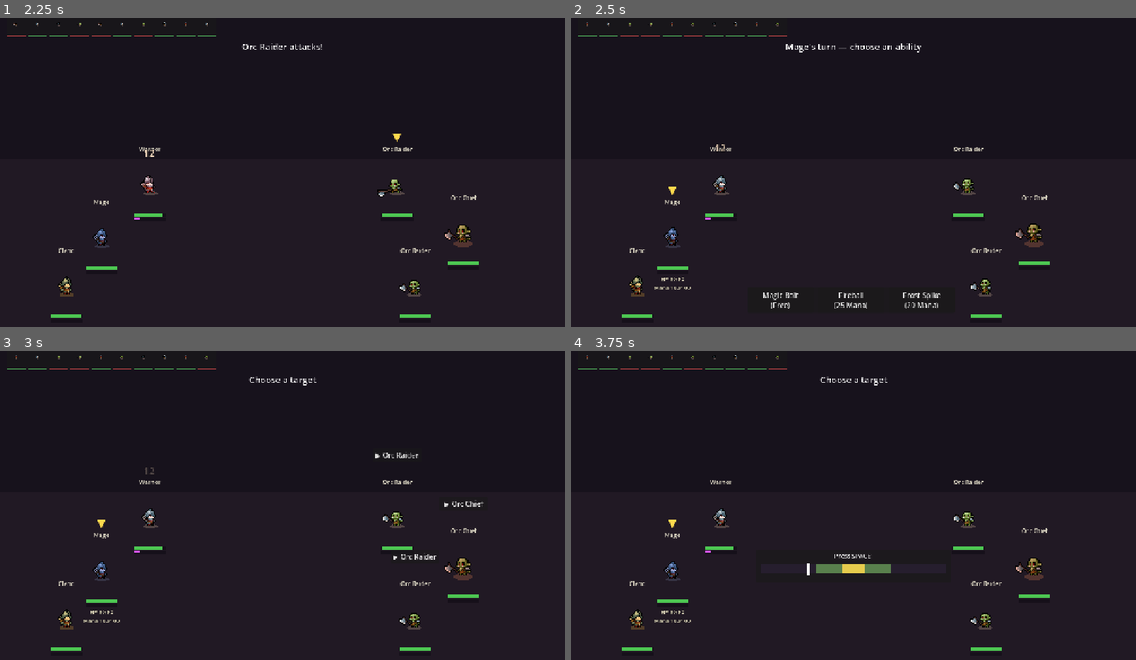
Above: before the commit, frames 1-4 (two rows, left to right).
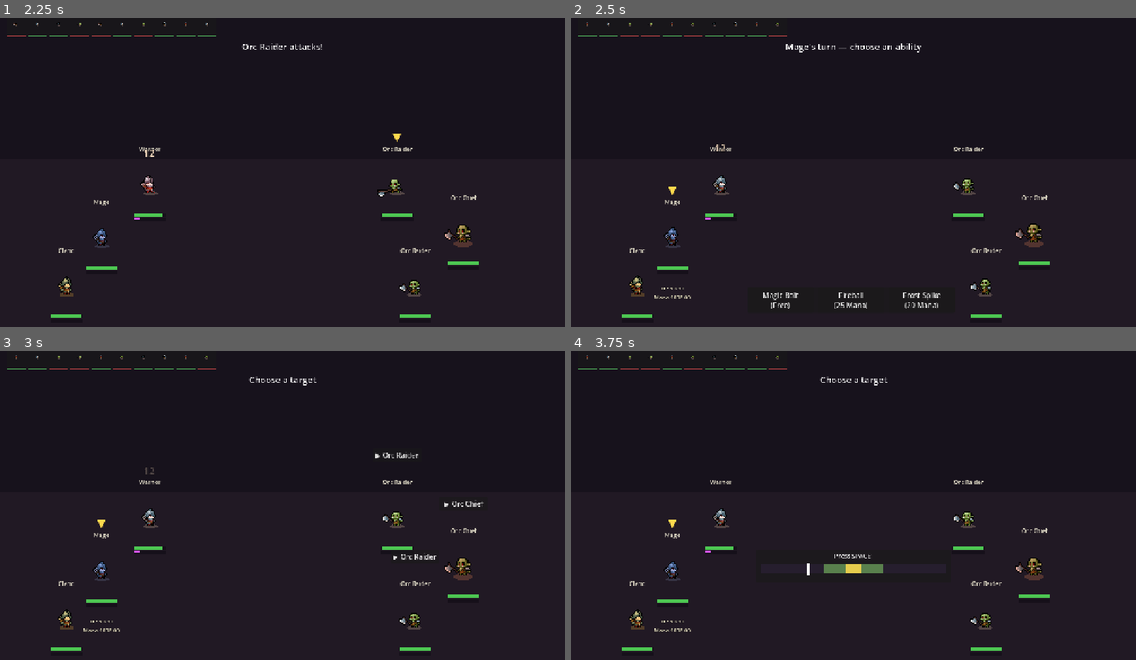
Above: after the commit, the same moments.

Repository: thebaldman65-spec/DoD
Game: Godot game, scene res://scenes/battle.tscn
Same seed, same stepped clock (60 frames per second), same inputs: the game is played once before the commit and once after it.
Inputs:
- Up to frame 1 (2.25 s): tap Enter (ui_accept) at 0.5, 1.35, 1.52, 1.82 s; hold Enter (ui_accept) 0.53-1.28 s; hold Enter (ui_accept) from 2.03 s (still down)
- Up to frame 2 (2.5 s): keep holding Enter (ui_accept)
- Up to frame 3 (3 s): release Enter (ui_accept) at 2.75 s; click "Magic Bolt (Free)" at 2.75 s
- Up to frame 4 (3.75 s): click "▶ Orc Raider" at 3.5 s

Frame 1 is identical in both runs. In frame 2, 0.1% of the frame differs, in the area x 14-22%, y 84-91%; in frame 3, 0.1%; in frame 4, 0.2%, in the area x 14-57%, y 68-91%.

Commit message:
Status effect system, smarter AI, per-ability Perfect bonuses, harder skill check
- Buff/debuff framework with icon chips under each unit (Slow, Burn,
  Sunder, Ward, Broken all display as statuses)
- Frost Spike now applies Slow (-25% speed for 2 turns, affects initiative)
- Enemies exploit Broken heroes with heavy attacks and prefer wounded targets
- Every ability has a unique Perfect skill check bonus (shown in tooltip)
- Skill check zones ~25% narrower

Co-Authored-By: Claude Fable 5 <noreply@anthropic.com>

Diff:
--- a/scripts/ability.gd
+++ b/scripts/ability.gd
@@ -15,6 +15,9 @@
 var anim := "attack01"
 var resource_gain := 0   # resource generated on use (e.g. basic attacks build Rage)
 var delay_push := 0.0    # pushes the target's next turn back (Frost Spike)
+var applies_status := {} # status applied on hit, e.g. {"id": "slow", "turns": 2}
+var perfect_id := ""     # unique bonus effect on a Perfect skill check
+var perfect_text := ""   # tooltip text for the perfect bonus
 var description := ""
 
 
--- a/scripts/battle.gd
+++ b/scripts/battle.gd
@@ -7,6 +7,18 @@
 signal _skill_done(grade)
 
 const BASIC_DELAY := 2.0
+
+# Skill check zones (half-widths around the bar's center, 0..1 scale).
+const PERFECT_HALF := 0.045
+const GOOD_HALF := 0.16
+
+# Visual identity of each status effect: [label, chip tag, color]
+const STATUS_INFO := {
+	"slow": ["Slow", "S", Color(0.5, 0.75, 1.0)],
+	"burn": ["Burn", "F", Color(1.0, 0.55, 0.2)],
+	"sunder": ["Sunder", "D", Color(0.7, 0.7, 0.7)],
+	"ward": ["Ward", "W", Color(1.0, 0.85, 0.4)],
+}
 
 var heroes: Array = []
 var enemies: Array = []
@@ -106,12 +118,15 @@
 	return [
 		Ability.make({"display_name": "Strike", "cost": 0, "damage": 16, "pressure": 10,
 			"resource_gain": 15, "delay": 2.0, "anim": "attack01",
+			"perfect_id": "rage", "perfect_text": "+10 bonus Rage",
 			"description": "Basic attack. Builds 15 Rage."}),
 		Ability.make({"display_name": "Heavy Strike", "cost": 30, "damage": 34, "pressure": 18,
 			"delay": 4.0, "anim": "attack02",
+			"perfect_id": "pressure", "perfect_text": "+60% Pressure",
 			"description": "Big single-target damage."}),
 		Ability.make({"display_name": "Crushing Blow", "cost": 20, "damage": 20, "pressure": 28,
 			"delay": 4.0, "anim": "attack03",
+			"perfect_id": "sunder", "perfect_text": "Sunders armor (-30%) for 2 turns",
 			"description": "Moderate damage, huge Pressure."}),
 	]
 
@@ -120,13 +135,17 @@
 	return [
 		Ability.make({"display_name": "Magic Bolt", "cost": 0, "damage": 14, "pressure": 8,
 			"delay": 2.0, "anim": "attack01",
+			"perfect_id": "mana", "perfect_text": "Restores 10 Mana",
 			"description": "Basic arcane projectile."}),
 		Ability.make({"display_name": "Fireball", "cost": 25, "damage": 32, "pressure": 12,
 			"delay": 4.0, "anim": "attack02",
+			"perfect_id": "burn", "perfect_text": "Sets the target ablaze (6 dmg/turn, 2 turns)",
 			"description": "Heavy fire damage."}),
 		Ability.make({"display_name": "Frost Spike", "cost": 20, "damage": 18, "pressure": 10,
-			"delay": 3.0, "delay_push": 2.0, "anim": "attack03",
-			"description": "Damages and pushes the target's next turn back."}),
+			"delay": 3.0, "anim": "attack03",
+			"applies_status": {"id": "slow", "turns": 2},
+			"perfect_id": "slow_plus", "perfect_text": "Slow lasts 4 turns instead of 2",
+			"description": "Damages and Slows the target (-25% speed)."}),
 	]
 
 
@@ -134,12 +153,15 @@
 	return [
 		Ability.make({"display_name": "Smite", "cost": 0, "damage": 12, "pressure": 10,
 			"delay": 2.0, "anim": "attack01",
+			"perfect_id": "self_heal", "perfect_text": "Cleric recovers 8 HP",
 			"description": "Basic radiant strike."}),
 		Ability.make({"display_name": "Mend Wounds", "cost": 25, "heal": 38,
 			"target": Ability.Target.ALLY, "delay": 3.0, "anim": "attack02",
+			"perfect_id": "ward", "perfect_text": "Grants Ward (-50% Pressure taken, 2 turns)",
 			"description": "Restore HP to one ally."}),
 		Ability.make({"display_name": "Radiant Burst", "cost": 20, "damage": 18, "pressure": 14,
 			"delay": 3.0, "anim": "attack03",
+			"perfect_id": "pressure", "perfect_text": "+60% Pressure",
 			"description": "Holy damage with solid Pressure."}),
 	]
 
@@ -216,14 +238,14 @@
 	sc_root.add_child(track)
 
 	var good_zone := ColorRect.new()
-	good_zone.position = Vector2(10 + 0.30 * 420, 34)
-	good_zone.size = Vector2(0.40 * 420, 20)
+	good_zone.position = Vector2(10 + (0.5 - GOOD_HALF) * 420, 34)
+	good_zone.size = Vector2(GOOD_HALF * 2 * 420, 20)
 	good_zone.color = Color(0.35, 0.5, 0.3)
 	sc_root.add_child(good_zone)
 
 	var perfect_zone := ColorRect.new()
-	perfect_zone.position = Vector2(10 + 0.44 * 420, 34)
-	perfect_zone.size = Vector2(0.12 * 420, 20)
+	perfect_zone.position = Vector2(10 + (0.5 - PERFECT_HALF) * 420, 34)
+	perfect_zone.size = Vector2(PERFECT_HALF * 2 * 420, 20)
 	perfect_zone.color = Color(0.9, 0.8, 0.3)
 	sc_root.add_child(perfect_zone)
 
@@ -271,7 +293,7 @@
 		stripe.color = Color(0.35, 0.8, 0.4) if u.is_hero else Color(0.85, 0.3, 0.3)
 		slot.add_child(stripe)
 		turn_bar.add_child(slot)
-		best.t += BASIC_DELAY * 100.0 / u.speed
+		best.t += BASIC_DELAY * 100.0 / u.effective_speed()
 
 
 # ---------- battle loop ----------
@@ -287,13 +309,20 @@
 			break
 		active_marker.visible = true
 		active_marker.position = u.position + Vector2(-11, -130)
+		if u.has_status("burn"):
+			var burned_out: bool = u.take_tick_damage(6, "-6 Burn", STATUS_INFO["burn"][2])
+			await _wait(0.5)
+			if burned_out:
+				_message("%s burns away!" % u.unit_name)
+				_check_end()
+				continue
+		u.tick_statuses()
 		if u.broken_pending:
 			u.broken_pending = false
 			_message("%s is Broken and loses their turn!" % u.unit_name)
-			u.float_text("BROKEN", Color(0.8, 0.4, 1.0))
 			await _wait(1.0)
 			u.recover_from_break()
-			u.next_time += BASIC_DELAY * 100.0 / u.speed
+			u.next_time += BASIC_DELAY * 100.0 / u.effective_speed()
 			continue
 		if u.is_hero:
 			await _player_turn(u)
@@ -349,6 +378,8 @@
 		btn.text = "%s\n(%s)" % [ab.display_name, cost_text]
 		btn.custom_minimum_size = Vector2(150, 58)
 		btn.tooltip_text = ab.description
+		if ab.perfect_text != "":
+			btn.tooltip_text += "\nPerfect: %s" % ab.perfect_text
 		btn.disabled = ab.cost > u.resource
 		btn.pressed.connect(func(): _ability_picked.emit(ab))
 		action_box.add_child(btn)
@@ -377,15 +408,35 @@
 	var living := heroes.filter(func(h): return not h.dead)
 	if living.is_empty():
 		return
-	var target: BattleUnit = living.pick_random()
-	var ab = u.abilities[0] if randf() < 0.7 else u.abilities[1]
+	var target: BattleUnit
+	var ab: Ability
+	var broken_heroes := living.filter(func(h): return h.broken)
+	if not broken_heroes.is_empty():
+		# Exploit a Broken hero with the heaviest attack available.
+		target = _lowest_hp(broken_heroes)
+		ab = u.abilities[1]
+		_message("%s exploits the Break!" % u.unit_name)
+		await _wait(0.4)
+	else:
+		# Prefer finishing off wounded heroes; sometimes spread damage.
+		target = _lowest_hp(living) if randf() < 0.65 else living.pick_random()
+		ab = u.abilities[1] if randf() < 0.35 else u.abilities[0]
 	await _resolve(u, ab, target, "good")
+
+
+func _lowest_hp(pool: Array) -> BattleUnit:
+	var best: BattleUnit = pool[0]
+	for h in pool:
+		if h.hp / float(h.max_hp) < best.hp / float(best.max_hp):
+			best = h
+	return best
 
 
 func _resolve(attacker: BattleUnit, ab: Ability, target: BattleUnit, grade: String) -> void:
 	attacker.resource = clampi(attacker.resource - ab.cost + ab.resource_gain, 0, attacker.max_resource)
-	var dmg_mult := {"perfect": 1.35, "good": 1.0, "fail": 0.6}[grade] as float
-	var pr_mult := {"perfect": 1.5, "good": 1.0, "fail": 0.5}[grade] as float
+	var dmg_mult := {"perfect": 1.15, "good": 1.0, "fail": 0.6}[grade] as float
+	var pr_mult := {"perfect": 1.25, "good": 1.0, "fail": 0.5}[grade] as float
+	var is_perfect := grade == "perfect"
 
 	attacker.play_anim(ab.anim)
 	await _wait(0.3)
@@ -395,20 +446,30 @@
 		target.heal_amount(amount)
 		target.float_text("+%d" % amount, Color(0.4, 0.9, 0.45))
 		_message("%s heals %s for %d" % [attacker.unit_name, target.unit_name, amount])
+		if is_perfect and ab.perfect_id == "ward":
+			_apply_status(target, "ward", 2)
 	else:
 		var crit_chance := 0.10 + (0.25 if target.broken else 0.0)
 		var is_crit := randf() < crit_chance
 		var raw := ab.damage * randf_range(0.9, 1.1) * dmg_mult
 		if is_crit:
 			raw *= 1.5
-		var effective_armor: float = target.armor * (0.7 if target.broken else 1.0)
-		var final := maxi(int(round(raw * (1.0 - effective_armor))), 1)
+		var final := maxi(int(round(raw * (1.0 - target.effective_armor()))), 1)
 		var pr := int(round(ab.pressure * pr_mult * (1.5 if is_crit else 1.0)))
+		if is_perfect and ab.perfect_id == "pressure":
+			pr = int(pr * 1.6)
 		var result: Dictionary = target.take_hit(final, pr)
 		target.float_text("%d%s" % [final, "!" if is_crit else ""],
 			Color(1.0, 0.5, 0.2) if is_crit else Color(0.95, 0.85, 0.75))
 		if ab.delay_push > 0.0:
-			target.next_time += ab.delay_push * 100.0 / target.speed
+			target.next_time += ab.delay_push * 100.0 / target.effective_speed()
+		if not result.died and not ab.applies_status.is_empty():
+			var turns: int = ab.applies_status["turns"]
+			if is_perfect and ab.perfect_id == "slow_plus":
+				turns = 4
+			_apply_status(target, ab.applies_status["id"], turns)
+		if is_perfect:
+			_apply_perfect_bonus(attacker, target, ab, result.died)
 		if result.broke:
 			_message("%s BREAKS!" % target.unit_name)
 			_shake()
@@ -419,7 +480,32 @@
 
 	await _wait(0.45)
 	attacker.return_to_idle()
-	attacker.next_time += ab.delay * 100.0 / attacker.speed
+	attacker.next_time += ab.delay * 100.0 / attacker.effective_speed()
+
+
+func _apply_status(target: BattleUnit, id: String, turns: int) -> void:
+	var info: Array = STATUS_INFO[id]
+	target.add_status(id, info[0], info[1], info[2], turns)
+
+
+# Unique bonus effects for Perfect skill checks (per ability).
+func _apply_perfect_bonus(attacker: BattleUnit, target: BattleUnit, ab: Ability, target_died: bool) -> void:
+	match ab.perfect_id:
+		"rage":
+			attacker.resource = mini(attacker.resource + 10, attacker.max_resource)
+			attacker.float_text("+10 Rage", Color(1.0, 0.5, 0.4))
+		"mana":
+			attacker.resource = mini(attacker.resource + 10, attacker.max_resource)
+			attacker.float_text("+10 Mana", Color(0.5, 0.7, 1.0))
+		"self_heal":
+			attacker.heal_amount(8)
+			attacker.float_text("+8", Color(0.4, 0.9, 0.45))
+		"sunder":
+			if not target_died:
+				_apply_status(target, "sunder", 2)
+		"burn":
+			if not target_died:
+				_apply_status(target, "burn", 2)
 
 
 # ---------- skill check ----------
@@ -463,9 +549,9 @@
 		sc_active = false
 		var dist: float = absf(sc_pos - 0.5)
 		var grade := "fail"
-		if dist <= 0.06:
+		if dist <= PERFECT_HALF:
 			grade = "perfect"
-		elif dist <= 0.20:
+		elif dist <= GOOD_HALF:
 			grade = "good"
 		_skill_done.emit(grade)
 
--- a/scripts/unit.gd
+++ b/scripts/unit.gd
@@ -1,5 +1,5 @@
-# One combatant on the battlefield: sprite, animations, stats, HP/Pressure bars.
-# Built entirely in code from the 100x100 sprite sheets.
+# One combatant on the battlefield: sprite, animations, stats, HP/Pressure bars,
+# and status effects (buffs/debuffs). Built in code from the 100x100 sprite sheets.
 class_name BattleUnit
 extends Node2D
 
@@ -23,10 +23,13 @@
 var dead := false
 var next_time := 0.0        # position on the initiative timeline
 
+# Active statuses: {id, label, short, color, turns}
+var statuses: Array = []
+
 var sprite: AnimatedSprite2D
 var _hp_fill: ColorRect
 var _pressure_fill: ColorRect
-var _status_label: Label
+var _chips_root: Node2D
 var _info_label: Label
 var _idle_texture: Texture2D
 
@@ -98,20 +101,16 @@
 	name_label.horizontal_alignment = HORIZONTAL_ALIGNMENT_CENTER
 	add_child(name_label)
 
-	_status_label = Label.new()
-	_status_label.add_theme_font_size_override("font_size", 12)
-	_status_label.add_theme_color_override("font_color", Color(0.85, 0.4, 1.0))
-	_status_label.position = Vector2(-40, 82)
-	_status_label.size = Vector2(80, 14)
-	_status_label.horizontal_alignment = HORIZONTAL_ALIGNMENT_CENTER
-	add_child(_status_label)
+	_chips_root = Node2D.new()
+	_chips_root.position = Vector2(0, 84)
+	add_child(_chips_root)
 
 	_info_label = Label.new()
 	_info_label.add_theme_font_size_override("font_size", 12)
 	_info_label.add_theme_color_override("font_color", Color(0.95, 0.92, 0.8))
 	_info_label.add_theme_constant_override("outline_size", 3)
 	_info_label.add_theme_color_override("font_outline_color", Color(0, 0, 0, 0.8))
-	_info_label.position = Vector2(-60, 82)
+	_info_label.position = Vector2(-60, 104)
 	_info_label.size = Vector2(120, 32)
 	_info_label.horizontal_alignment = HORIZONTAL_ALIGNMENT_CENTER
 	add_child(_info_label)
@@ -139,10 +138,84 @@
 	_pressure_fill.size.x = 70.0 * pressure_ratio
 	# Shifts toward hot pink as the unit gets close to Breaking.
 	_pressure_fill.color = Color(0.80, 0.35, 1.0).lerp(Color(1.0, 0.25, 0.55), pressure_ratio)
-	_status_label.text = "BROKEN" if broken else ""
 	if _info_label.text != "":
 		show_info()
 
+
+# ---------- status effects ----------
+
+# Adds (or refreshes) a status. `short` is the 1-2 char tag shown on the chip.
+func add_status(id: String, label: String, short: String, color: Color, turns: int) -> void:
+	for s in statuses:
+		if s.id == id:
+			s.turns = maxi(s.turns, turns)
+			_refresh_chips()
+			return
+	statuses.append({"id": id, "label": label, "short": short, "color": color, "turns": turns})
+	float_text(label, color)
+	_refresh_chips()
+
+
+func remove_status(id: String) -> void:
+	statuses = statuses.filter(func(s): return s.id != id)
+	_refresh_chips()
+
+
+func has_status(id: String) -> bool:
+	for s in statuses:
+		if s.id == id:
+			return true
+	return false
+
+
+# Called at the start of this unit's turn. Broken is managed separately.
+func tick_statuses() -> void:
+	for s in statuses:
+		if s.id != "broken":
+			s.turns -= 1
+	statuses = statuses.filter(func(s): return s.id == "broken" or s.turns > 0)
+	_refresh_chips()
+
+
+func effective_speed() -> float:
+	return speed * (0.75 if has_status("slow") else 1.0)
+
+
+func effective_armor() -> float:
+	var a := armor
+	if broken:
+		a *= 0.7
+	if has_status("sunder"):
+		a *= 0.7
+	return a
+
+
+func _refresh_chips() -> void:
+	for child in _chips_root.get_children():
+		child.queue_free()
+	var count := statuses.size()
+	if count == 0:
+		return
+	var start_x := -(count * 18.0 - 2.0) / 2.0
+	for i in count:
+		var s: Dictionary = statuses[i]
+		var chip := ColorRect.new()
+		chip.position = Vector2(start_x + i * 18.0, 0)
+		chip.size = Vector2(16, 16)
+		chip.color = s.color
+		_chips_root.add_child(chip)
+		var tag := Label.new()
+		tag.text = s.short
+		tag.add_theme_font_size_override("font_size", 10)
+		tag.add_theme_color_override("font_color", Color(0.05, 0.05, 0.08))
+		tag.position = chip.position
+		tag.size = Vector2(16, 16)
+		tag.horizontal_alignment = HORIZONTAL_ALIGNMENT_CENTER
+		tag.vertical_alignment = VERTICAL_ALIGNMENT_CENTER
+		_chips_root.add_child(tag)
+
+
+# ---------- info readout ----------
 
 # Shows HP + class resource under the sprite while this unit is acting.
 func show_info() -> void:
@@ -166,12 +239,16 @@
 	if not dead:
 		sprite.play("idle")
 
+
+# ---------- damage / healing ----------
 
 # Applies damage + Pressure. Returns what happened so battle.gd can react.
 func take_hit(amount: int, pressure_add: int) -> Dictionary:
 	hp = maxi(hp - amount, 0)
 	if resource_name == "Rage":
 		resource = mini(resource + 10, max_resource)
+	if has_status("ward"):
+		pressure_add = int(pressure_add * 0.5)
 	var just_broke := false
 	if not broken:
 		pressure += pressure_add
@@ -181,21 +258,39 @@
 			pressure = stability
 			just_broke = true
 			modulate = Color(0.85, 0.6, 1.0)
+			add_status("broken", "BROKEN", "B", Color(0.8, 0.4, 1.0), 1)
 	if hp <= 0:
-		dead = true
-		broken = false
-		broken_pending = false
-		play_anim("death")
+		_die()
 	elif not just_broke:
 		play_anim("hurt")
 	refresh_bars()
 	return {"died": dead, "broke": just_broke}
 
 
+# Damage from DoT effects (Burn). No Pressure, no hurt animation. Returns true on death.
+func take_tick_damage(amount: int, label: String, color: Color) -> bool:
+	hp = maxi(hp - amount, 0)
+	float_text(label, color)
+	if hp <= 0:
+		_die()
+	refresh_bars()
+	return dead
+
+
+func _die() -> void:
+	dead = true
+	broken = false
+	broken_pending = false
+	statuses.clear()
+	_refresh_chips()
+	play_anim("death")
+
+
 func recover_from_break() -> void:
 	broken = false
 	pressure = 0
 	modulate = Color.WHITE
+	remove_status("broken")
 	refresh_bars()
 
 
